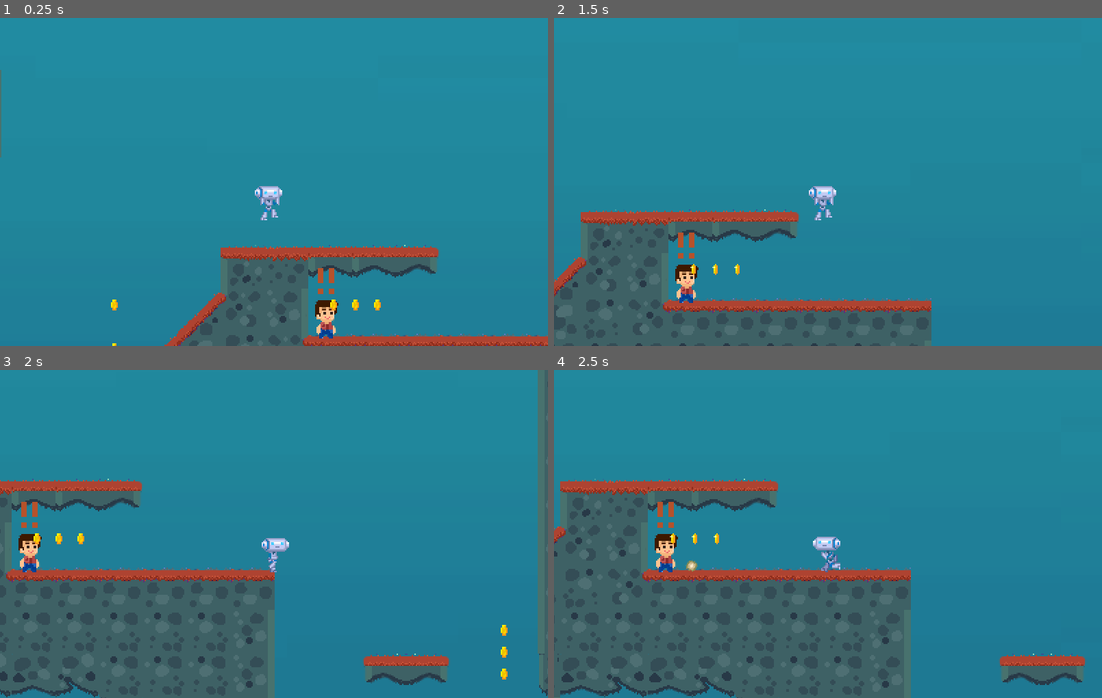
Above: before the commit, frames 1-4 (two rows, left to right).
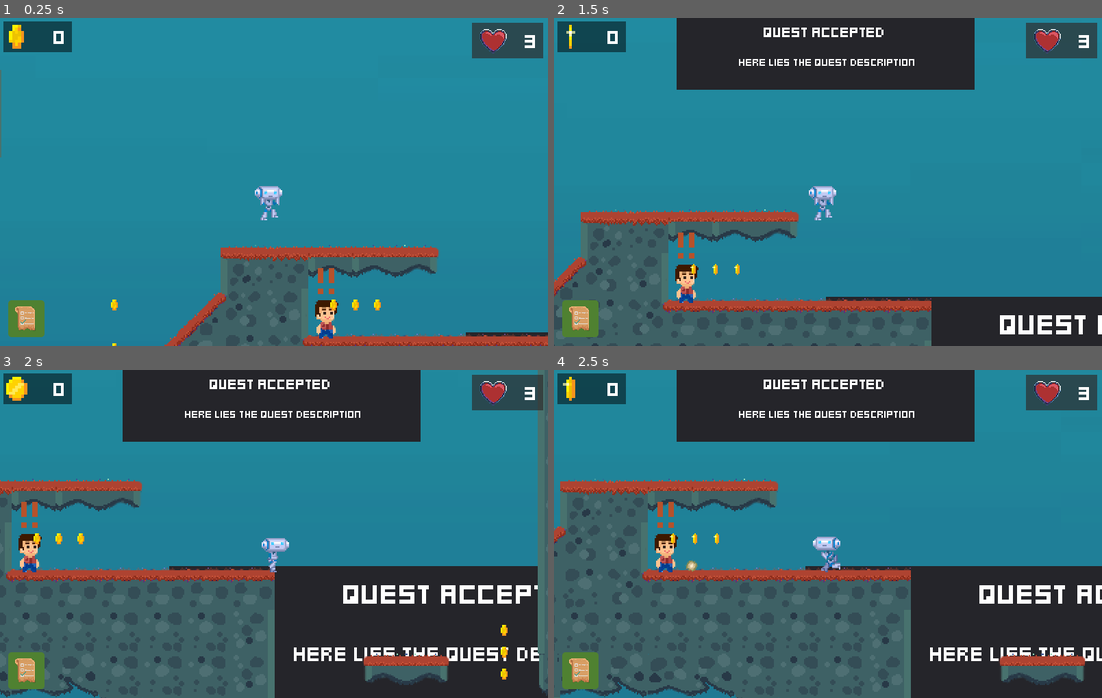
Above: after the commit, the same moments.

Repository: mahamismail/2DPlatformer
Game: Godot game, scene res://src/Main/Game2.tscn
Same seed, same stepped clock (60 frames per second), same inputs: the game is played once before the commit and once after it. This scene is started directly instead of the project's main scene.
Inputs:
- Up to frame 1 (0.25 s): no input
- Up to frame 2 (1.5 s): hold N (no, bound only after the commit) 0.53-1.28 s; hold Right (move_right) from 0.53 s (still down); tap Up (jump) at 0.77 s; tap Y (yes, bound only after the commit) at 0.8, 1.35 s
- Up to frame 3 (2 s): keep holding Right (move_right); tap Up (jump) at 1.52 s; tap N (no, bound only after the commit) at 1.55 s
- Up to frame 4 (2.5 s): release Right (move_right) at 2.03 s; hold Left (move_left) from 2.03 s (still down); hold Y (yes, bound only after the commit) from 2.03 s (still down); tap Space (shoot) at 2.1 s

The runs differ from the first frame. In frame 1, 3.5% of the frame differs, in the area x 0-100%, y 1-98%; in frame 2, 20%; in frame 3, 34%, in the area x 0-100%, y 0-100%; in frame 4, 28%.
Error after the commit: Invalid get index 'quests' (on base: 'Node (QuestGlobal.gd)'). (res://src/Main/Game.gd:14)

Commit message:
Attempt to make Quest Class Global

Diff:
--- a/project.godot
+++ b/project.godot
@@ -67,6 +67,8 @@
 Global="*res://src/UserInterface/Global.gd"
 QuestsMenu="*res://src/UserInterface/QuestsMenu.gd"
 QuestsMenuScene="*res://src/UserInterface/QuestsMenu.tscn"
+QuestDisplay="*res://src/UserInterface/QuestDisplay.tscn"
+QuestGlobal="*res://src/UserInterface/QuestGlobal.gd"
 
 [debug]
 
@@ -228,6 +230,16 @@
 "events": [ Object(InputEventKey,"resource_local_to_scene":false,"resource_name":"","device":0,"alt":false,"shift":false,"control":false,"meta":false,"command":false,"pressed":false,"scancode":0,"physical_scancode":81,"unicode":0,"echo":false,"script":null)
  ]
 }
+yes={
+"deadzone": 0.5,
+"events": [ Object(InputEventKey,"resource_local_to_scene":false,"resource_name":"","device":0,"alt":false,"shift":false,"control":false,"meta":false,"command":false,"pressed":false,"scancode":0,"physical_scancode":89,"unicode":0,"echo":false,"script":null)
+ ]
+}
+no={
+"deadzone": 0.5,
+"events": [ Object(InputEventKey,"resource_local_to_scene":false,"resource_name":"","device":0,"alt":false,"shift":false,"control":false,"meta":false,"command":false,"pressed":false,"scancode":0,"physical_scancode":78,"unicode":0,"echo":false,"script":null)
+ ]
+}
 
 [layer_names]
 
--- a/src/Actors/NPC.gd
+++ b/src/Actors/NPC.gd
@@ -1,13 +1,71 @@
 extends KinematicBody2D
+
+onready var quest = QuestGlobal.quest
+onready var dialogue = $Dialogue
+#onready var questDisplay = get_node(@"../../../InterfaceLayer/QuestDisplay")
+
+signal quest_accepted()
 
 enum QuestState {
 	COMPLETED,
 	INPROGRESS,
-	NOTFOUND,
+	NOTFOUNDYET,
 }
 
 func _ready():
-	QuestState.NOTFOUND
+	QuestState.NOTFOUNDYET
+	$Dialogue.hide()
+
+	if get_parent().get_name() == "NPCGuy1":
+		quest = "Retrieve all 40 coins in this world"
+
+	elif get_parent().get_name() == "NPCGuy2":
+		quest = "Kill all your enemies!"
+
+	elif get_parent().get_name() == "NPCGuy3":
+		quest = "Find the magic portal!"
+
+	elif get_parent().get_name() == "NPCGuy4":
+		quest = "Retrieve 40 coins in this world"
+
+	elif get_parent().get_name() == "NPCGuy5":
+		quest = "Find the secret tunnel"
+
+	#if get_parent().get_name() == "NPCGuy1":
+	#	add_quest("QUEST 1", "Retrieve all 40 coins in this world")
+
+	#elif get_parent().get_name() == "NPCGuy2":
+	#	add_quest("QUEST 2", "Kill all your enemies!")
+
+	#elif get_parent().get_name() == "NPCGuy3":
+	#	add_quest("QUEST 3", "Find the magic portal!")
+
+	#elif get_parent().get_name() == "NPCGuy4":
+	#	add_quest("QUEST 4", "Retrieve 40 coins in this world")
+
+	#elif get_parent().get_name() == "NPCGuy5":
+	#	add_quest("QUEST 5", "Find the secret tunnel")
+
+#var _player_path = get_node(@"../../Player")
+
+# Function to add a new quest to the quest array
+#func add_quest(name, description):
+#	var quest
+#	quest.name = name
+#	quest.description = description
+#	quests.append(quest)
+
+func _unhandled_input(event):
+
+	if event.is_action_pressed("yes"):
+		print(quest + "accepted!")
+		emit_signal("quest_accepted")
+		$CollisionShape2D.set_deferred("disabled", true)
+
+	if event.is_action_pressed("no"):
+		$Dialogue.hide()
+		$TextEdit.show()  #hides the exclamation marks
+		print("quest declined!")
 
 func quest_is_completed():
 	QuestState.COMPLETED
--- a/src/Actors/NPCGuy.tscn
+++ b/src/Actors/NPCGuy.tscn
@@ -1,8 +1,13 @@
-[gd_scene load_steps=6 format=2]
+[gd_scene load_steps=9 format=2]
 
 [ext_resource path="res://assets/art/NPC/npc_guy1.png" type="Texture" id=1]
 [ext_resource path="res://assets/theme/user_interface.tres" type="Theme" id=2]
 [ext_resource path="res://src/Actors/NPC.gd" type="Script" id=3]
+[ext_resource path="res://assets/theme/fonts/kenney_mini_square.tres" type="DynamicFontData" id=4]
+[ext_resource path="res://assets/art/ui/QuestDialogue.png" type="Texture" id=5]
+
+[sub_resource type="DynamicFont" id=3]
+font_data = ExtResource( 4 )
 
 [sub_resource type="RectangleShape2D" id=2]
 extents = Vector2( 8.5, 14.5 )
@@ -13,6 +18,27 @@
 [node name="NPCGuy" type="KinematicBody2D"]
 collision_layer = 384
 script = ExtResource( 3 )
+
+[node name="Dialogue" type="Sprite" parent="."]
+visible = false
+position = Vector2( 37, -43 )
+scale = Vector2( 1.28, 1.28 )
+texture = ExtResource( 5 )
+
+[node name="Label" type="Label" parent="Dialogue"]
+margin_left = -40.0
+margin_top = -17.0
+margin_right = 144.0
+margin_bottom = 26.0
+rect_scale = Vector2( 0.439999, 0.439999 )
+custom_colors/font_color = Color( 0, 0, 0, 1 )
+custom_fonts/font = SubResource( 3 )
+text = "i have a quest
+for you! (Y/N)"
+align = 1
+
+[node name="Timer" type="Timer" parent="."]
+wait_time = 5.0
 
 [node name="CollisionShape2D" type="CollisionShape2D" parent="."]
 position = Vector2( 0.5, -1.5 )
--- a/src/Actors/Player.gd
+++ b/src/Actors/Player.gd
@@ -4,6 +4,9 @@
 # warning-ignore:unused_signal
 signal collect_coin()
 signal lose_health()
+signal show_quest()
+
+onready var current_quest = null
 
 onready var game_Path = get_node(@"../../")
 
@@ -142,29 +145,40 @@
 	if body is Enemy:
 		emit_signal("lose_health");
 
-	elif body.get_name() == "NPCGuy1":
+	elif body.get_name() == "NPCGuy1" || body.get_name() == "NPCGuy2" || body.get_name() == "NPCGuy3" || body.get_name() == "NPCGuy4" || body.get_name() == "NPCGuy5" :
+
+		if body.get_node("Timer").time_left == 0:
+			body.get_node("Timer").start()
+			set_collision_mask_bit(0, false)
+
+		body.get_node("Dialogue").show()
+		body.get_node("TextEdit").hide()  #hides the exclamation marks
+
 		print("Collision with NPCGuy1 detected!")
-		emit_signal("show_quest1");
 
-	elif body.get_name() == "NPCGuy2":
-		print("Collision with NPCGuy2 detected!")
-		emit_signal("show_quest2");
 
-	elif body.get_name() == "NPCGuy3":
-		print("Collision with NPCGuy3 detected!")
-		emit_signal("show_quest3 ");
 
-	elif body.get_name() == "NPCGuy4":
-		print("Collision with NPCGuy4 detected!")
-		emit_signal("show_quest4");
+func _on_Area2D_body_exited(body):
 
-	elif body.get_name() == "NPCGuy5":
-		print("Collision with NPCGuy5 detected!")
-		emit_signal("show_quest5");
+	if body.get_name() == "NPCGuy1" || body.get_name() == "NPCGuy2" || body.get_name() == "NPCGuy3" || body.get_name() == "NPCGuy4" || body.get_name() == "NPCGuy5" :
 
+		#Invincibility timer: Tried to work on this but couldn't figure out.
+		#if body.get_node("Timer").time_left == 0:
+		#	body.get_node("Timer").start()
+		#	set_collision_mask_bit(0, false)
+
+		body.get_node("Dialogue").hide()
+		body.get_node("TextEdit").show() #shows the exclamation marks again
+
+		print("Collision with NPCGuy1 detected!")
 
 func _you_Died():
 	$CollisionShape2D.set_deferred("disabled", true) #disable the collider before health goes into negatives
 	queue_free() # make the player invisible.
 	game_Path.end_Game()
 	pass # Replace with function body.
+
+################# A function to accept a quest from an NPCGuys
+func quest_accepted(quest):
+	current_quest = quest
+	print("Quest accepted:", quest.name)
--- a/src/Actors/Player.tscn
+++ b/src/Actors/Player.tscn
@@ -290,3 +290,4 @@
 shape = SubResource( 12 )
 
 [connection signal="body_entered" from="Area2D" to="." method="_on_Area2D_body_entered"]
+[connection signal="body_exited" from="Area2D" to="." method="_on_Area2D_body_exited"]
--- a/src/Main/Game.gd
+++ b/src/Main/Game.gd
@@ -9,11 +9,16 @@
 onready var pause_menu_label = $InterfaceLayer/PauseMenu/ColorRect/CenterContainer/VBoxContainer/Label
 onready var resume_button = $InterfaceLayer/PauseMenu/ColorRect/CenterContainer/VBoxContainer/ResumeButton
 onready var playAgain_button = $InterfaceLayer/PauseMenu/ColorRect/CenterContainer/VBoxContainer/PlayAgainButton
+onready var questDisplay = $InterfaceLayer/QuestDisplay
+onready var questDescription = $InterfaceLayer/QuestDisplay/Panel/QuestDescription
+onready var quest = QuestGlobal.quests
 
 func _init():
 	OS.min_window_size = OS.window_size
 	OS.max_window_size = OS.get_screen_size()
 
+func _ready():
+	questDisplay.hide()
 
 #func _notification(what):
 #	if what == NOTIFICATION_WM_QUIT_REQUEST:
@@ -40,6 +45,11 @@
 			_pause_menu.close()
 		get_tree().set_input_as_handled()
 
+#DON'T FORGET TO LINK ALL THE NPCs TO THIS
+func _quest_accepted():
+	questDisplay.show()
+	questDescription.set_text(quest)
+
 #function for the result of winning the game. Menu display
 
 func win_Game():
--- a/src/Main/Game.tscn
+++ b/src/Main/Game.tscn
@@ -9,6 +9,7 @@
 [ext_resource path="res://assets/art/ui/quest.png" type="Texture" id=7]
 [ext_resource path="res://src/UserInterface/QuestsMenu.tscn" type="PackedScene" id=8]
 [ext_resource path="res://src/Actors/NPCGuy.tscn" type="PackedScene" id=9]
+[ext_resource path="res://src/UserInterface/QuestDisplay.tscn" type="PackedScene" id=10]
 
 [sub_resource type="StyleBoxFlat" id=1]
 bg_color = Color( 0, 0, 0, 0.5 )
@@ -34,6 +35,8 @@
 
 [node name="InterfaceLayer" type="CanvasLayer" parent="."]
 
+[node name="QuestDisplay" parent="InterfaceLayer" instance=ExtResource( 10 )]
+
 [node name="QuestMenu" parent="InterfaceLayer" instance=ExtResource( 8 )]
 
 [node name="PauseMenu" parent="InterfaceLayer" instance=ExtResource( 1 )]
@@ -44,6 +47,8 @@
 custom_styles/panel = SubResource( 1 )
 
 [node name="HealthCounter" parent="InterfaceLayer" instance=ExtResource( 6 )]
+margin_left = 690.0
+margin_right = 794.0
 custom_styles/panel = SubResource( 2 )
 
 [node name="QuestMenuButton" type="TextureButton" parent="InterfaceLayer"]
@@ -53,5 +58,7 @@
 margin_bottom = 468.0
 texture_normal = ExtResource( 7 )
 
+[connection signal="quest_accepted" from="Level/NPCs2/NPCGuy1" to="." method="_quest_accepted"]
+[connection signal="quest_accepted" from="Level/NPCs2/NPCGuy2" to="." method="_quest_accepted"]
 [connection signal="you_Died" from="InterfaceLayer/HealthCounter" to="." method="end_Game"]
 [connection signal="pressed" from="InterfaceLayer/QuestMenuButton" to="InterfaceLayer/QuestMenu" method="_on_QuestMenuButton_pressed"]
--- a/src/Main/Game2.tscn
+++ b/src/Main/Game2.tscn
@@ -9,6 +9,7 @@
 [ext_resource path="res://assets/art/ui/quest.png" type="Texture" id=7]
 [ext_resource path="res://src/UserInterface/QuestsMenu.tscn" type="PackedScene" id=8]
 [ext_resource path="res://src/Actors/NPCGuy.tscn" type="PackedScene" id=9]
+[ext_resource path="res://src/UserInterface/QuestDisplay.tscn" type="PackedScene" id=10]
 
 [sub_resource type="StyleBoxFlat" id=1]
 bg_color = Color( 0, 0, 0, 0.5 )
@@ -36,6 +37,8 @@
 position = Vector2( 39, -108 )
 
 [node name="InterfaceLayer" type="CanvasLayer" parent="."]
+
+[node name="QuestDisplay" parent="InterfaceLayer" instance=ExtResource( 10 )]
 visible = false
 
 [node name="QuestMenu" parent="InterfaceLayer" instance=ExtResource( 8 )]
@@ -57,4 +60,7 @@
 margin_bottom = 468.0
 texture_normal = ExtResource( 7 )
 
+[connection signal="quest_accepted" from="Level/NPCs2/NPCGuy3" to="." method="_quest_accepted"]
+[connection signal="quest_accepted" from="Level/NPCs2/NPCGuy4" to="." method="_quest_accepted"]
+[connection signal="quest_accepted" from="Level/NPCs2/NPCGuy5" to="." method="_quest_accepted"]
 [connection signal="pressed" from="InterfaceLayer/QuestMenuButton" to="InterfaceLayer/QuestMenu" method="_on_QuestMenuButton_pressed"]
--- a/src/Objects/Lava.tscn
+++ b/src/Objects/Lava.tscn
@@ -37,7 +37,6 @@
 position = Vector2( 43.5218, -44.75 )
 scale = Vector2( 0.131068, 0.131068 )
 frames = SubResource( 5 )
-frame = 1
 playing = true
 
 [node name="CollisionShape2D" type="CollisionShape2D" parent="."]
--- /dev/null
+++ b/src/UserInterface/QuestDisplay.tscn
@@ -0,0 +1,32 @@
+[gd_scene load_steps=2 format=2]
+
+[ext_resource path="res://assets/theme/user_interface.tres" type="Theme" id=3]
+
+[node name="QuestDisplay" type="Control"]
+pause_mode = 2
+anchor_right = 1.0
+anchor_bottom = 1.0
+theme = ExtResource( 3 )
+
+[node name="Panel" type="Panel" parent="."]
+margin_left = 179.0
+margin_right = 614.0
+margin_bottom = 105.0
+
+[node name="Accepted" type="Label" parent="Panel"]
+margin_left = 127.0
+margin_top = 6.0
+margin_right = 374.0
+margin_bottom = 44.0
+rect_scale = Vector2( 0.72, 0.72 )
+text = "QUESt ACCEPTED"
+
+[node name="QuestDescription" type="Label" parent="Panel"]
+margin_left = 22.0
+margin_top = 43.0
+margin_right = 784.0
+margin_bottom = 124.0
+rect_scale = Vector2( 0.520001, 0.520001 )
+text = "Here lies the quest description"
+align = 1
+valign = 1
--- /dev/null
+++ b/src/UserInterface/QuestGlobal.gd
@@ -0,0 +1,42 @@
+extends Node
+
+onready var quest = ""
+
+onready var NPCGuy1 = get_node(@"/root/Game/Level/NPCs2/NPCGuy1")
+onready var NPCGuy2 = get_node(@"/root/Game/Level/NPCs2/NPCGuy2")
+onready var NPCGuy3 = get_node(@"/root/Game2/Level/NPCs2/NPCGuy3")
+onready var NPCGuy4 = get_node(@"/root/Game2/Level/NPCs2/NPCGuy4")
+onready var NPCGuy5 = get_node(@"/root/Game2/Level/NPCs2/NPCGuy5")
+
+enum QuestState {
+	COMPLETED,
+	INPROGRESS,
+	NOTFOUNDYET,
+}
+
+func _ready():
+	QuestState.NOTFOUNDYET
+
+	if NPCGuy1:
+		quest = "Retrieve all 40 coins in this world"
+
+	elif NPCGuy2:
+		quest = "Kill all your enemies!"
+
+	elif NPCGuy3:
+		quest = "Find the magic portal!"
+
+	elif NPCGuy4:
+		quest = "Retrieve 40 coins in this world"
+
+	elif NPCGuy5:
+		quest = "Find the secret tunnel"
+
+func quest_is_completed():
+	QuestState.COMPLETED
+	$CollisionShape2D.set_deferred("disabled", true)
+	print("Quest completed!")
+
+func quest_is_inProgress():
+	QuestState.INPROGRESS
+	print("Quest is in progress")
--- a/src/UserInterface/QuestOption.tscn
+++ /dev/null
@@ -1,88 +0,0 @@
-[gd_scene load_steps=5 format=2]
-
-[ext_resource path="res://assets/theme/user_interface.tres" type="Theme" id=1]
-[ext_resource path="res://assets/art/ui/panel.png" type="Texture" id=3]
-[ext_resource path="res://assets/theme/fonts/kenney_mini_square.tres" type="DynamicFontData" id=4]
-
-[sub_resource type="DynamicFont" id=1]
-size = 44
-font_data = ExtResource( 4 )
-
-[node name="QuestOption" type="Control"]
-pause_mode = 2
-anchor_right = 1.0
-anchor_bottom = 1.0
-theme = ExtResource( 1 )
-
-[node name="ColorRect" type="ColorRect" parent="."]
-anchor_right = 1.0
-anchor_bottom = 1.0
-color = Color( 0, 0, 0, 0.133333 )
-
-[node name="Label" type="Label" parent="ColorRect"]
-margin_left = 264.0
-margin_top = 53.0
-margin_right = 550.0
-margin_bottom = 108.0
-custom_fonts/font = SubResource( 1 )
-text = "QUEST #1"
-align = 1
-valign = 1
-
-[node name="Panel" type="Sprite" parent="ColorRect"]
-position = Vector2( 403, 254 )
-scale = Vector2( 2.52386, 2.52386 )
-texture = ExtResource( 3 )
-
-[node name="CenterContainer" type="CenterContainer" parent="ColorRect"]
-anchor_right = 1.0
-anchor_bottom = 1.0
-margin_left = 159.0
-margin_top = 128.0
-margin_right = -156.0
-margin_bottom = -102.0
-
-[node name="TextEdit" type="Label" parent="ColorRect/CenterContainer"]
-margin_left = 109.0
-margin_top = 65.0
-margin_right = 376.0
-margin_bottom = 185.0
-size_flags_horizontal = 0
-size_flags_vertical = 5
-theme = ExtResource( 1 )
-text = "Collect 40 coins
-in this world.
-"
-align = 1
-
-[node name="VBoxContainer" type="HBoxContainer" parent="ColorRect/CenterContainer"]
-margin_left = 47.0
-margin_top = 25.0
-margin_right = 437.0
-margin_bottom = 225.0
-rect_min_size = Vector2( 300, 200 )
-custom_constants/separation = 30
-alignment = 1
-
-[node name="AcceptButton" type="Button" parent="ColorRect/CenterContainer/VBoxContainer"]
-margin_top = 154.0
-margin_right = 180.0
-margin_bottom = 200.0
-rect_min_size = Vector2( 180, 40 )
-size_flags_horizontal = 0
-size_flags_vertical = 8
-text = "Accept"
-
-[node name="DeclineButton" type="Button" parent="ColorRect/CenterContainer/VBoxContainer"]
-margin_left = 210.0
-margin_top = 154.0
-margin_right = 390.0
-margin_bottom = 200.0
-rect_min_size = Vector2( 180, 40 )
-size_flags_horizontal = 0
-size_flags_vertical = 8
-text = "Decline"
-
-[node name="Tween" type="Tween" parent="."]
-
-[connection signal="tween_all_completed" from="Tween" to="." method="_on_Tween_all_completed"]
Binary file added: assets/art/ui/QuestDialogue.png
Not shown, added: assets/art/ui/QuestDialogue.png.import
Not shown: 1 places in src/Main/Game.tscn that only renumber resources
Not shown: 1 places in src/Main/Game2.tscn that only renumber resources
Not shown, added: assets/art/ui/QuestDialogue.psd
